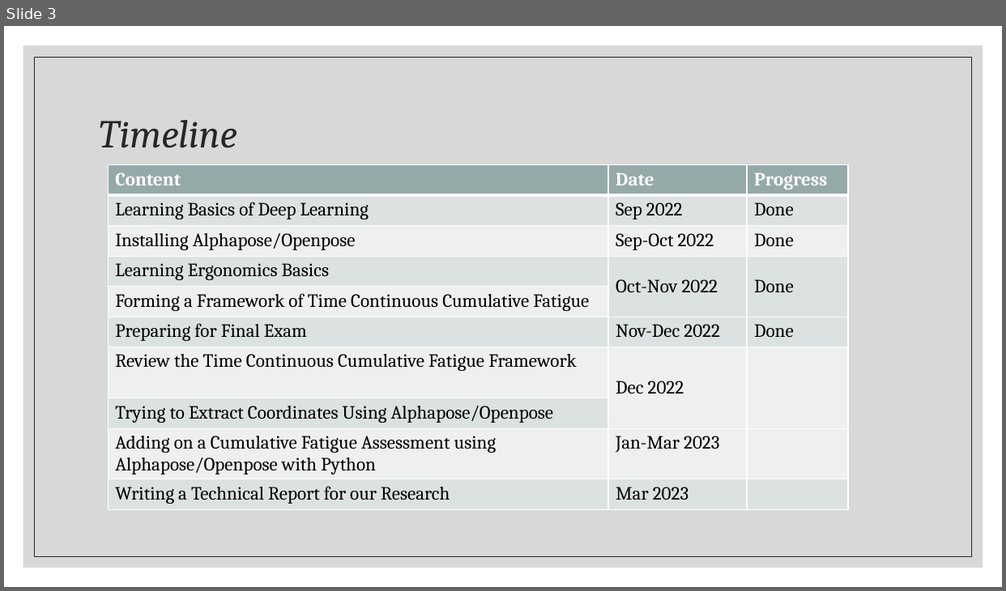
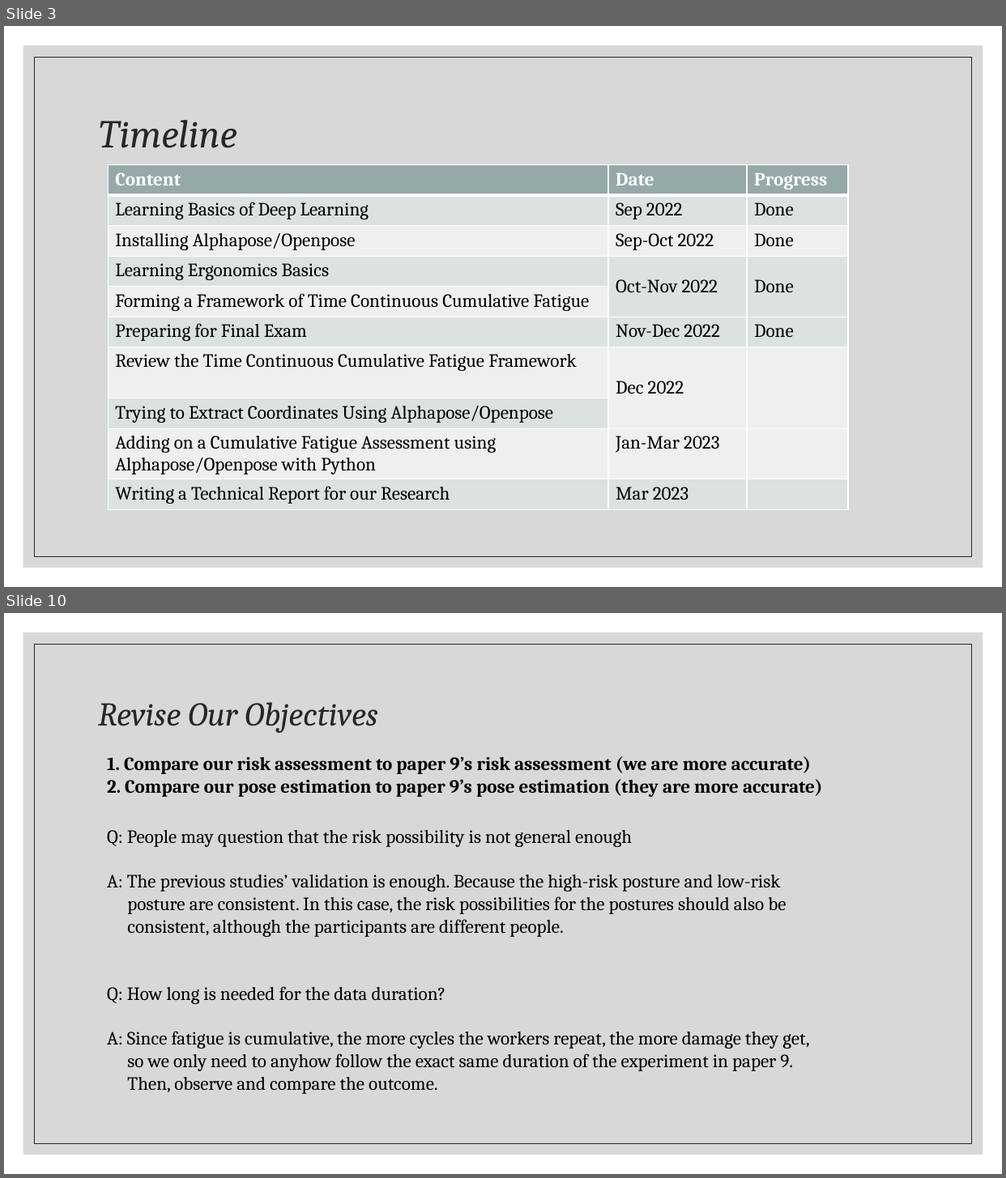
Before and after one commit to Albertlor/URECA, a slide deck: Meeting_Materials/Ergonomics Sembreak Week 4.pptx. Shown one above the other, each under a label of ours: slide 3 before the commit, slides 3 and 10 after it; the slides between them are not shown. The pictures are 1006x591 and 1006x1178 pixels, drawn with LibreOffice and Linux fonts; fonts in the diff are those of the drawing. Boxes give left, top, right and bottom in pixels: in the first picture for what was removed or moved away, otherwise in the second. Text is boxed around its words. In the diff, an @@ line names an element or a change of style, - is before the commit and + after.

```diff
--- a/Meeting_Materials/Ergonomics Sembreak Week 4.pptx
+++ b/Meeting_Materials/Ergonomics Sembreak Week 4.pptx
@@ slide 10 added at [4, 613, 1002, 1174], background #FFFFFF; not listed: 2 template elements that a slide beside it also shows @@
@@ title added at [98, 702, 377, 733], 32 pt, text #262626, italic @@
+Revise Our Objectives
@@ text added at [107, 756, 822, 797], 18 pt, text #000000, bold @@
+1. Compare our risk assessment to paper 9’s risk assessment (we are more accurate)
+2. Compare our pose estimation to paper 9’s pose estimation (they are more accurate)
@@ text added at [107, 830, 809, 1094], 18 pt, text #000000 @@
+Q: People may question that the risk possibility is not general enough
+A: The previous studies’ validation is enough. Because the high-risk posture and low-risk
+posture are consistent. In this case, the risk possibilities for the postures should also be
+consistent, although the participants are different people.
+Q: How long is needed for the data duration?
+A: Since fatigue is cumulative, the more cycles the workers repeat, the more damage they get,
+so we only need to anyhow follow the exact same duration of the experiment in paper 9.
+Then, observe and compare the outcome.
```
Also in this commit, not shown: 3 slides changed, 6 other slides added.
